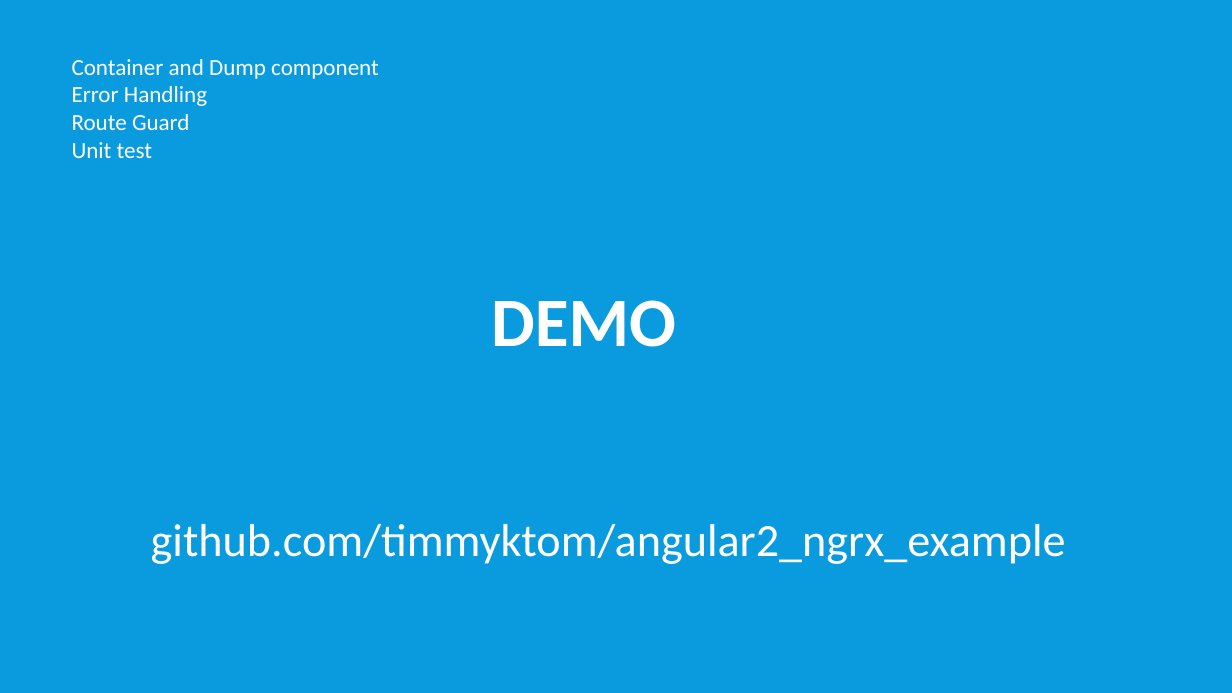
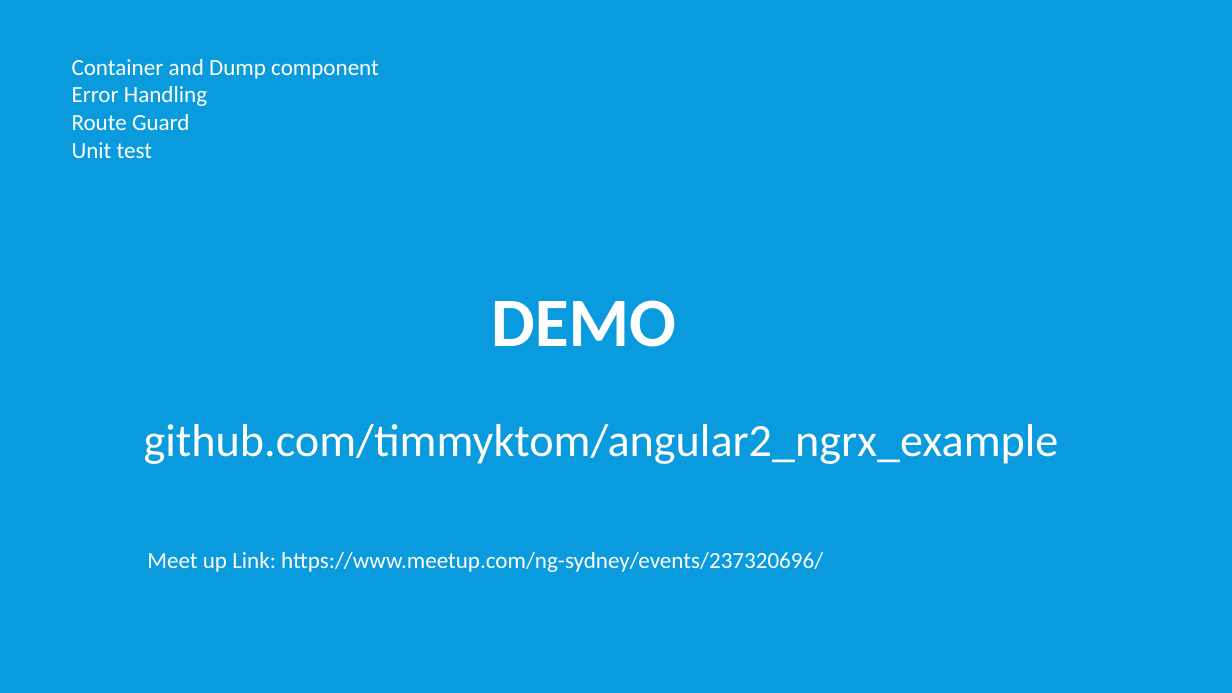
Before and after one commit to timmyktom/angular_ngrx_example, a slide deck: slide 14 of example-angular2-ngrx/Introduction to Ngrx.pptx. Drawn at 1232x693 pixels with LibreOffice and Linux fonts; fonts in the diff are those of the drawing. Boxes give left, top, right and bottom in pixels: in the first picture for what was removed or moved away, otherwise in the second. Text is boxed around its words. In the diff, an @@ line names an element or a change of style, - is before the commit and + after.

Commit message:
meetup page added

```diff
--- a/example-angular2-ngrx/Introduction to Ngrx.pptx
+++ b/example-angular2-ngrx/Introduction to Ngrx.pptx
@@ text "github.com/timmyktom/angular2_ngrx_example": place and size @@
-text "github.com/timmyktom/angular2_ngrx_example" at [151, 524, 1066, 564]
+text "github.com/timmyktom/angular2_ngrx_example" at [144, 424, 1059, 464]
@@ text added at [147, 552, 823, 572], 18 pt, text #FFFFFF @@
+Meet up Link: https://www.meetup.com/ng-sydney/events/237320696/
```
Also in this commit, not shown: 1 other file.
